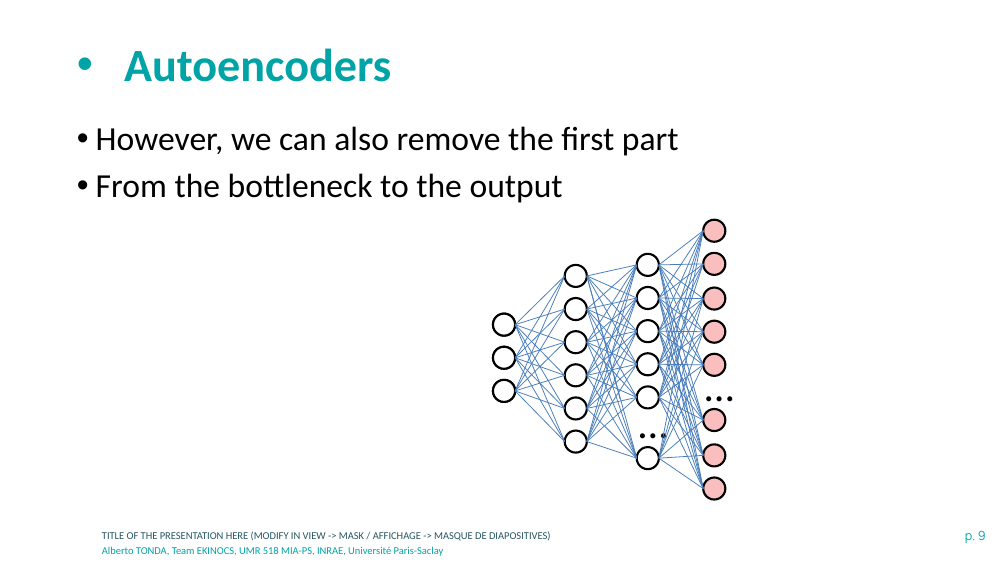
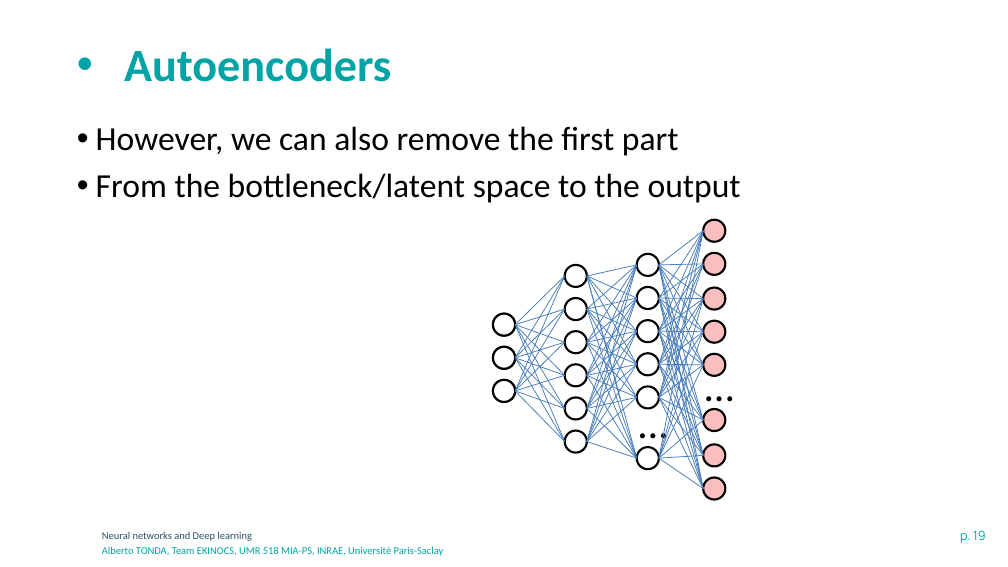
Before and after one commit to albertotonda/teaching, a slide deck: slide 19 of optimization-methods-for-artificial-intelligence/ml-neural-networks.pptx (slide 9 before the commit). Drawn at 1008x567 pixels with LibreOffice and Linux fonts; fonts in the diff are those of the drawing; background and template pictures are left out. Boxes give left, top, right and bottom in pixels: in the first picture for what was removed or moved away, otherwise in the second. Text is boxed around its words. In the diff, an @@ line names an element or a change of style, - is before the commit and + after.

```diff
--- a/optimization-methods-for-artificial-intelligence/ml-neural-networks.pptx
+++ b/optimization-methods-for-artificial-intelligence/ml-neural-networks.pptx
@@ text at (96,173,741,203): text changed @@
-• From the bottleneck to the output
+• From the bottleneck/latent space to the output
@@ text at (102,531,252,541): text changed @@
-TITLE OF THE PRESENTATION HERE (MODIFY IN VIEW -> MASK / AFFICHAGE -> MASQUE DE DIAPOSITIVES)
+Neural networks and Deep learning
@@ page number at (960,530,986,543): text changed @@
-p. 9
+p. 19
```
Also in this commit, not shown: 9 other slides changed, 13 slides added, 3 other files.
